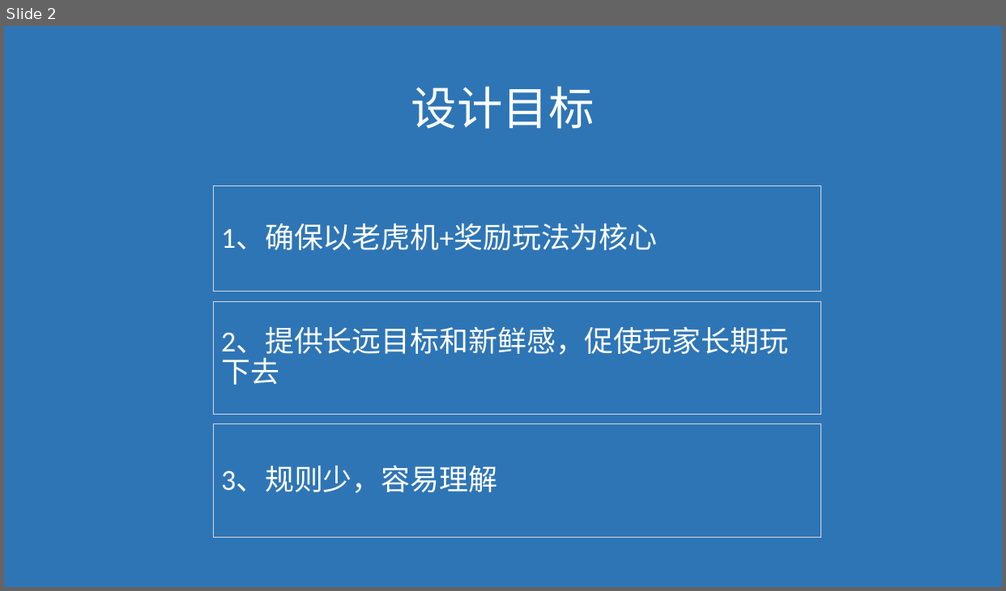
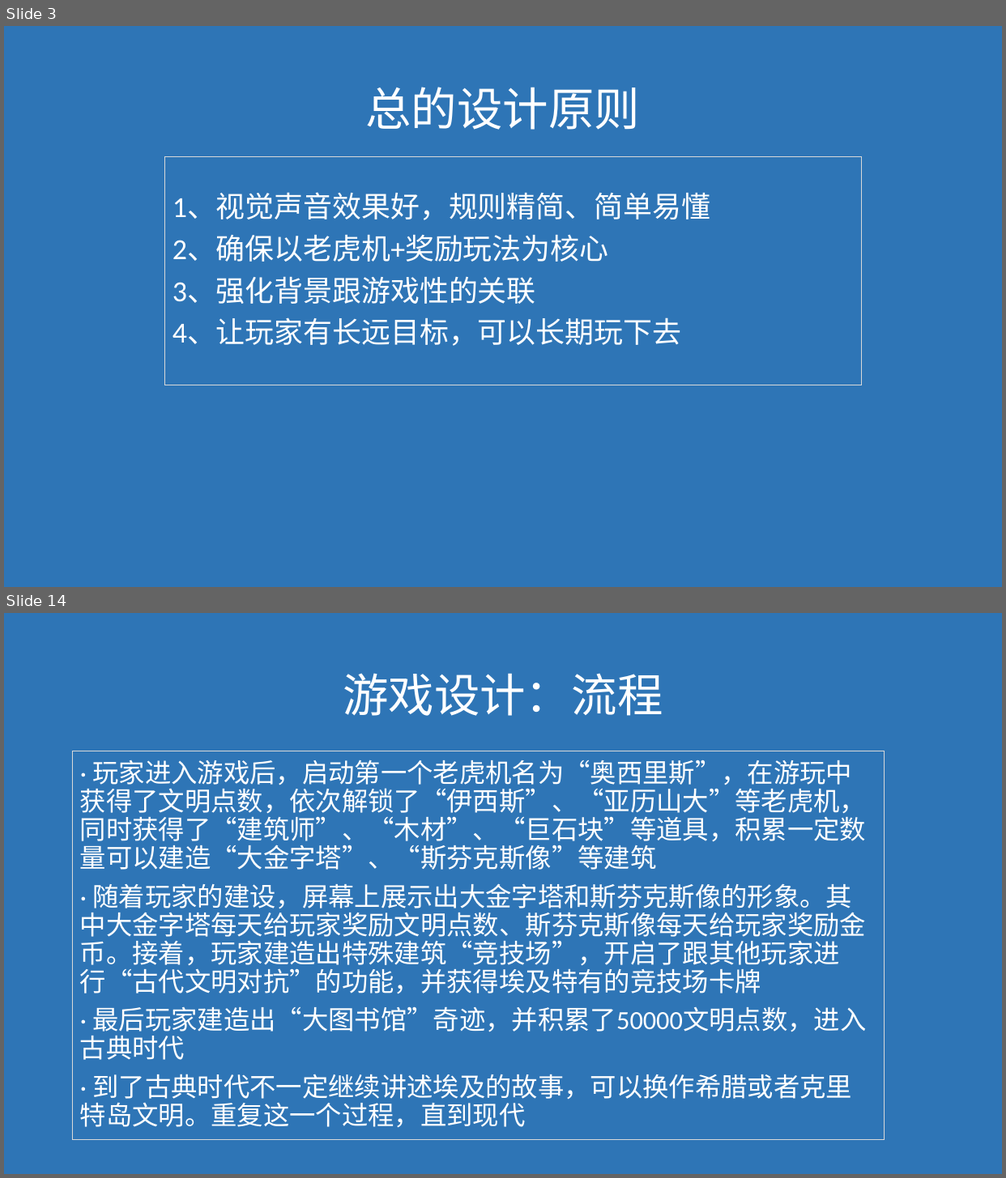
Before and after one commit to janryf/mygame, a slide deck: 构想.pptx. Shown one above the other, each under a label of ours: slide 2 before the commit, slides 3 and 14 after it; the slides between them are not shown. The pictures are 1006x591 and 1006x1178 pixels, drawn with LibreOffice and Linux fonts; fonts in the diff are those of the drawing. Boxes give left, top, right and bottom in pixels: in the first picture for what was removed or moved away, otherwise in the second. Text is boxed around its words. In the diff, an @@ line names an element or a change of style, - is before the commit and + after.

```diff
--- a/构想.pptx
+++ b/构想.pptx
@@ slide 14 added at box(4, 613, 1002, 1174), background #2E75B6 @@
@@ text added at box(343, 673, 663, 716), 44 pt, text #FFFFFF @@
+游戏设计：流程
@@ rectangle added at box(73, 752, 884, 1140), outline #D9D9D9 0.75 pt dashed, 25.2 pt, text #FFFFFF @@
+· 玩家进入游戏后，启动第一个老虎机名为“奥西里斯”，在游玩中获得了文明点数，依次解锁了“伊西斯”、“亚历山大”等老虎机，同时获得了“建筑师”、“木材”、“巨石块”等道具，积累一定数量可以建造“大金字塔”、“斯芬克斯像”等建筑
+· 随着玩家的建设，屏幕上展示出大金字塔和斯芬克斯像的形象。其中大金字塔每天给玩家奖励文明点数、斯芬克斯像每天给玩家奖励金币。接着，玩家建造出特殊建筑“竞技场”，开启了跟其他玩家进行“古代文明对抗”的功能，并获得埃及特有的竞技场卡牌
+· 最后玩家建造出“大图书馆”奇迹，并积累了50000文明点数，进入古典时代
+· 到了古典时代不一定继续讲述埃及的故事，可以换作希腊或者克里特岛文明。重复这一个过程，直到现代
@@ what was slide 2 is now slide 3 @@
@@ slide 3 changed as well @@
@@ text at box(365, 87, 640, 130): text changed @@
-设计目标
+总的设计原则
@@ rectangle "1、视觉声音效果好，规则精简、简单易懂": place and size @@
-rectangle "1、视觉声音效果好，规则精简、简单易懂" at box(214, 186, 821, 291)
+rectangle "1、视觉声音效果好，规则精简、简单易懂" at box(165, 157, 862, 386)
@@ text in rectangle at box(172, 194, 710, 346): text changed @@
-1、确保以老虎机+奖励玩法为核心
+1、视觉声音效果好，规则精简、简单易懂
+2、确保以老虎机+奖励玩法为核心
+3、强化背景跟游戏性的关联
+4、让玩家有长远目标，可以长期玩下去
@@ rectangle removed at box(214, 301, 821, 415) @@
-2、提供长远目标和新鲜感，促使玩家长期玩下去
@@ rectangle removed at box(214, 425, 821, 537) @@
-3、规则少，容易理解
```
Also in this commit, not shown: 16 other slides added, 6 slides removed, 7 other files.
